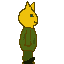
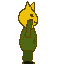
Two versions of the same layered image (64x64). Layer-by-layer changes:
hid "idle2" over [23, 16, 35, 63]
added layer "fall1" over [23, 16, 35, 63]